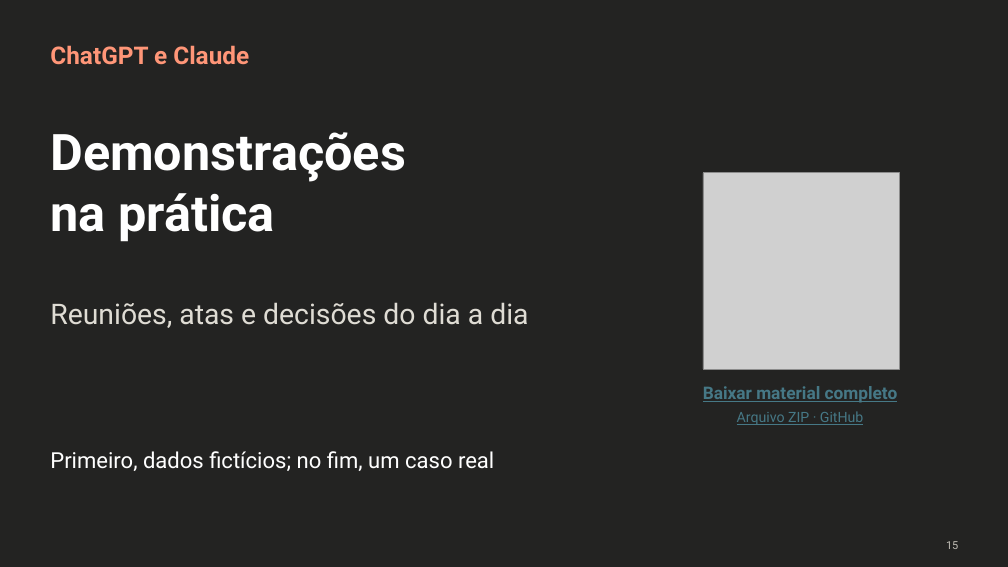
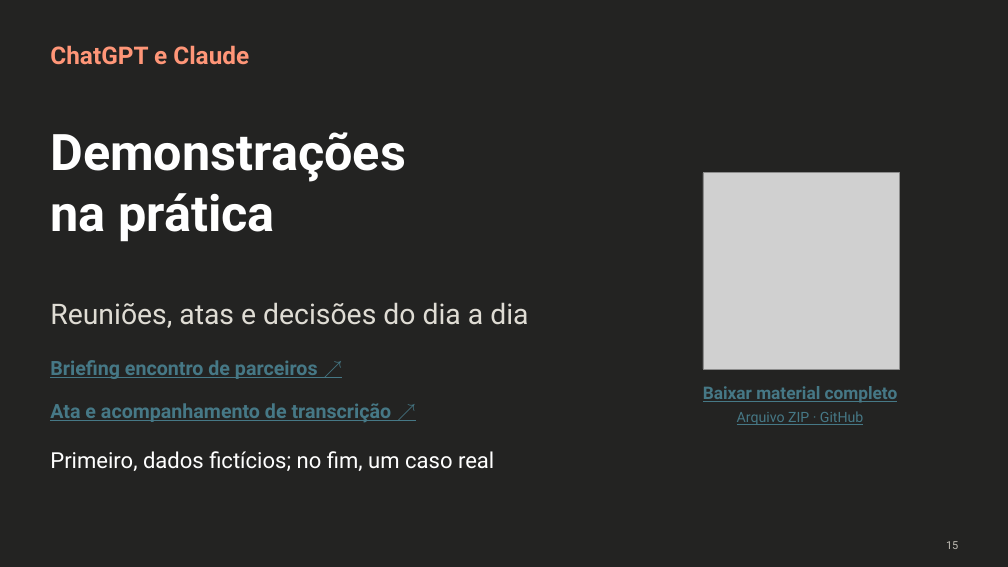
Before and after one commit to LawrenceTeixeira/Secretariado, a slide deck: slide 16 of Lawrence Teixeira - Agentes de IA.pptx. Drawn at 1008x567 pixels with LibreOffice and Linux fonts; fonts in the diff are those of the drawing; grey boxes stand for pictures. Boxes give left, top, right and bottom in pixels: in the first picture for what was removed or moved away, otherwise in the second. Text is boxed around its words. In the diff, an @@ line names an element or a change of style, - is before the commit and + after.

Commit message:
Adiciona links dos exemplos de briefing e ata nas demonstrações

```diff
--- a/Lawrence Teixeira - Agentes de IA.pptx
+++ b/Lawrence Teixeira - Agentes de IA.pptx
@@ text added at <box>50,360,318,379</box>, 18.8 pt, text #467886, bold, underline @@
+Briefing encontro de parceiros ↗
@@ text added at <box>50,403,392,422</box>, 18.8 pt, text #467886, bold, underline @@
+Ata e acompanhamento de transcrição ↗
```
